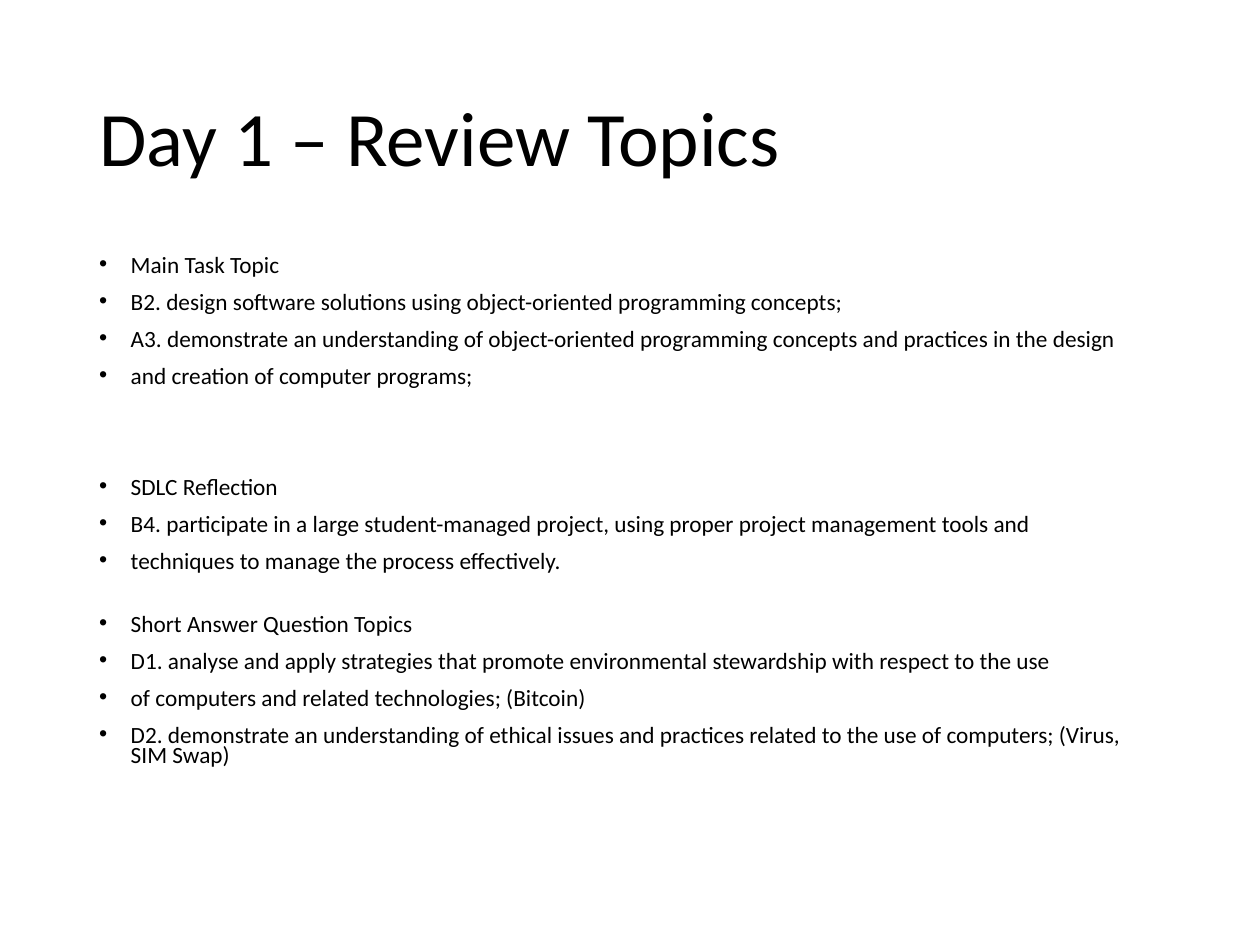
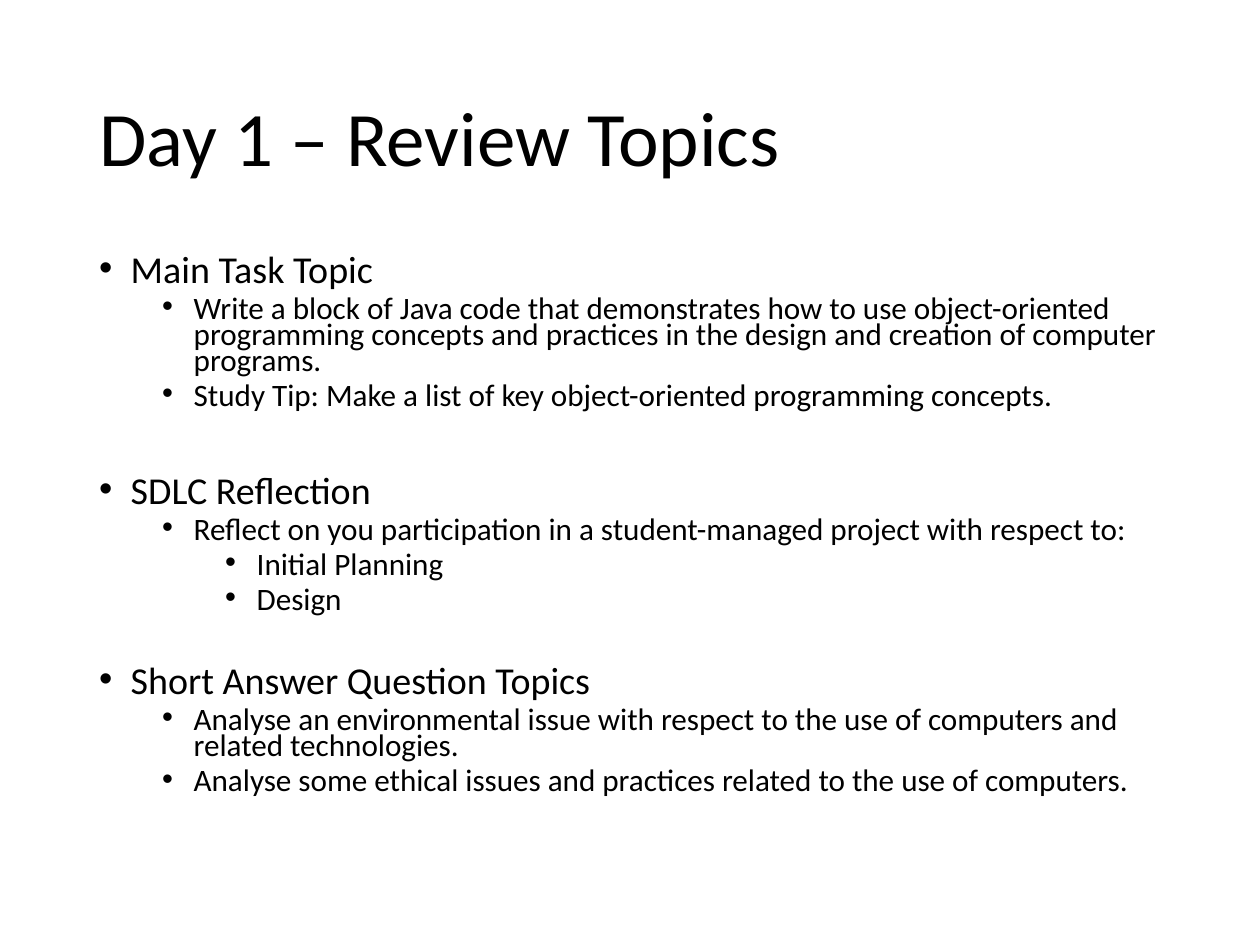
Before and after one commit to Greg5519/Old4C, a slide deck: slide 3 of Summative/SummativeOutlineAndReview.pptx. Drawn at 1260x945 pixels with LibreOffice and Linux fonts; fonts in the diff are those of the drawing. Boxes give left, top, right and bottom in pixels: in the first picture for what was removed or moved away, otherwise in the second. Text is boxed around its words. In the diff, an @@ line names an element or a change of style, - is before the commit and + after.

```diff
--- a/Summative/SummativeOutlineAndReview.pptx
+++ b/Summative/SummativeOutlineAndReview.pptx
@@ text at (131, 256, 590, 700): size 13.3 to 21.7 pt in "Main Task Topic", "SDLC Reflection", "Short Answer Question Topics" @@
@@ text at (194, 297, 1155, 412): text changed; size 13.3 to 17.8 pt @@
-• B2. design software solutions using object-oriented programming concepts;
-• A3. demonstrate an understanding of object-oriented programming concepts and practices in the design
-• and creation of computer programs;
+  • Write a block of Java code that demonstrates how to use object-oriented programming concepts and practices in the design and creation of computer programs.
+  • Study Tip: Make a list of key object-oriented programming concepts.
@@ text at (194, 518, 1125, 616): text changed; size 13.3 to 17.8 pt @@
-• B4. participate in a large student-managed project, using proper project management tools and
-• techniques to manage the process effectively.
+  • Reflect on you participation in a student-managed project with respect to:
+    • Initial Planning
+    • Design
@@ text at (194, 708, 1128, 796): text changed; size 13.3 to 17.8 pt @@
-• D1. analyse and apply strategies that promote environmental stewardship with respect to the use
-• of computers and related technologies; (Bitcoin)
-• D2. demonstrate an understanding of ethical issues and practices related to the use of computers; (Virus, SIM Swap)
+  • Analyse an environmental issue with respect to the use of computers and related technologies.
+  • Analyse some ethical issues and practices related to the use of computers.
```
Also in this commit, not shown: 1 other slide changed, 2 other files.
